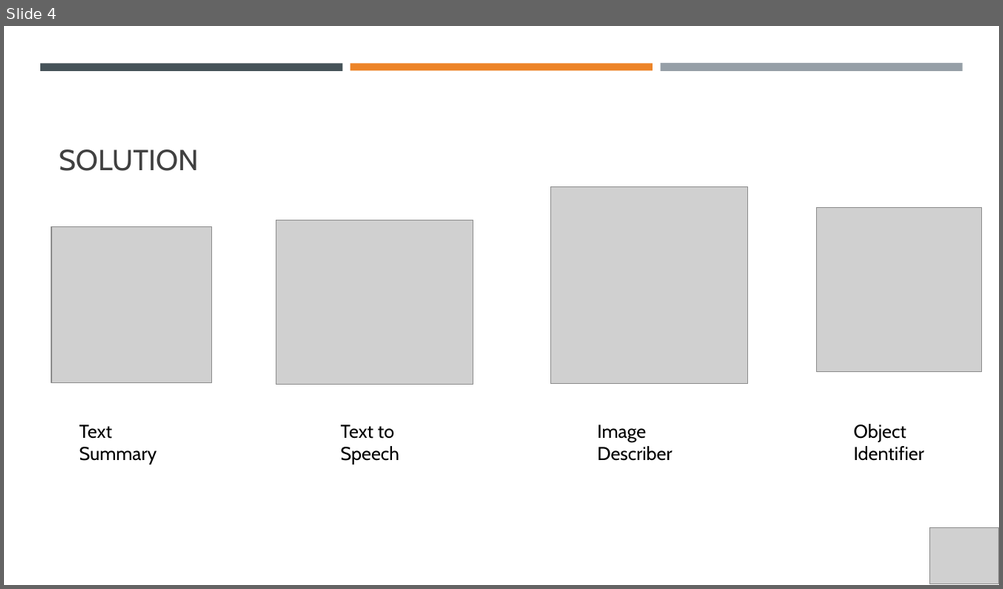
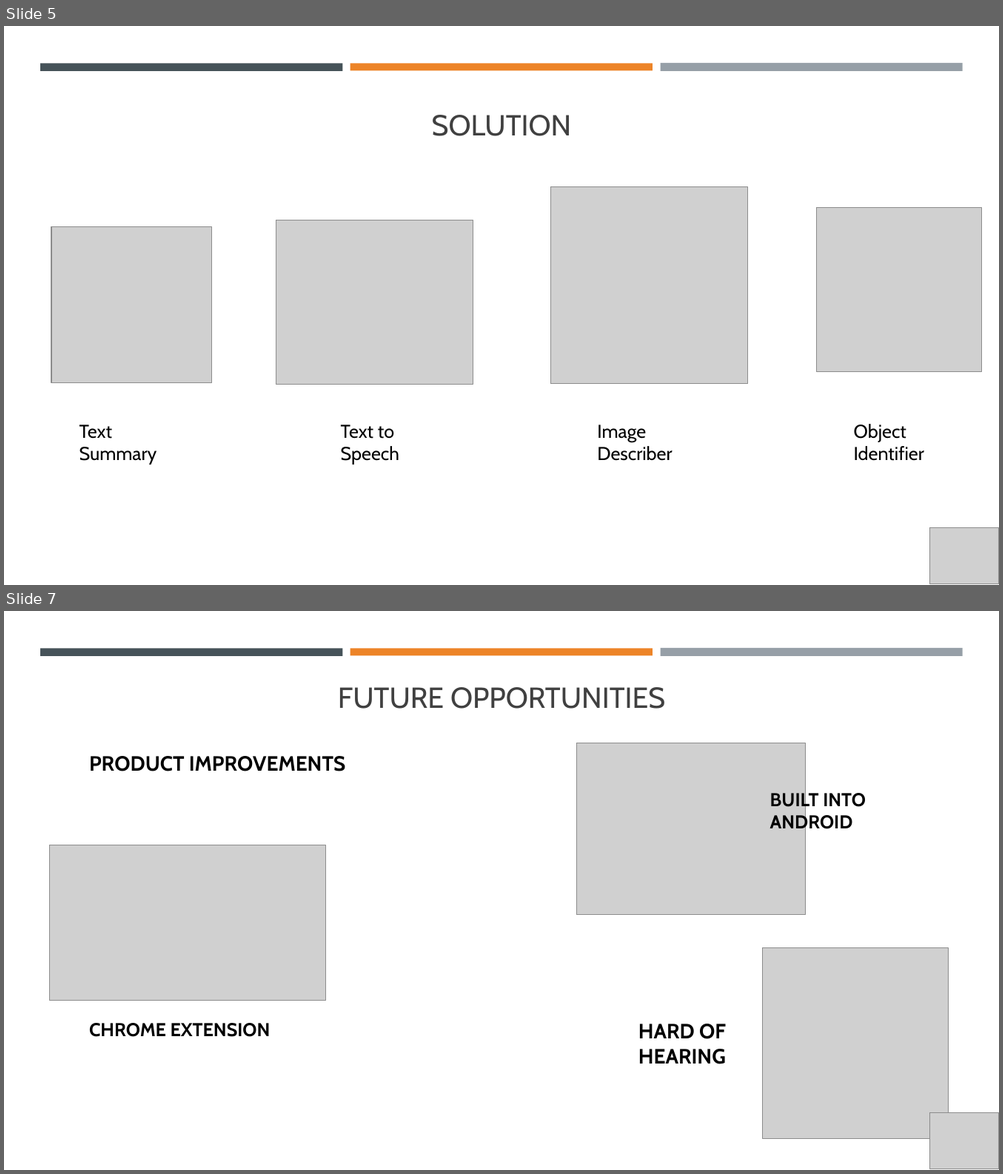
Before and after one commit to femioladipo/retinear, a slide deck: Retinear Google 2019.pptx. Shown one above the other, each under a label of ours: slide 4 before the commit, slides 5 and 7 after it; the slides between them are not shown. The pictures are 1003x589 and 1003x1174 pixels, drawn with LibreOffice and Linux fonts; fonts in the diff are those of the drawing; grey boxes stand for pictures. Boxes give left, top, right and bottom in pixels: in the first picture for what was removed or moved away, otherwise in the second. Text is boxed around its words. In the diff, an @@ line names an element or a change of style, - is before the commit and + after.

```diff
--- a/Retinear Google 2019.pptx
+++ b/Retinear Google 2019.pptx
@@ slide 7 added at <box>4,611,999,1170</box>, background #FFFFFF; not listed: 3 template elements that a slide beside it also shows @@
@@ title added at <box>338,687,665,709</box>, 28 pt, text #404040 @@
+FUTURE OPPORTUNITIES
@@ picture added at <box>576,743,805,914</box> @@
@@ text added at <box>89,756,345,772</box>, 20 pt, text #000000, bold @@
+PRODUCT IMPROVEMENTS
@@ text added at <box>770,791,865,833</box>, 18 pt, text #000000, bold @@
+BUILT INTO
+ANDROID
@@ picture added at <box>50,846,326,1000</box> @@
@@ picture added at <box>762,948,948,1139</box> @@
@@ text added at <box>89,1023,270,1037</box>, 18 pt, text #000000, bold @@
+CHROME EXTENSION
@@ text added at <box>638,1024,726,1065</box>, 20 pt, text #000000, bold @@
+HARD OF HEARING
@@ picture added at <box>930,1113,999,1169</box> @@
@@ what was slide 4 is now slide 5 @@
@@ slide 5 changed as well @@
@@ title "SOLUTION" at <box>432,115,572,136</box>: alignment left to centre @@
```
Also in this commit, not shown: 2 other slides changed, 3 other slides added, 2 slides removed.
